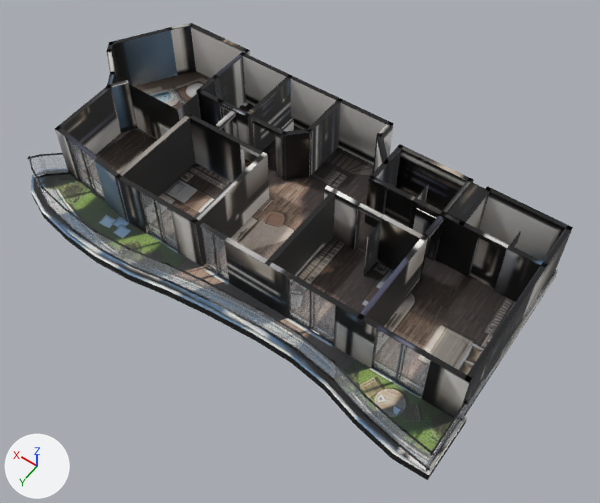
Before and after pictures for a commit that changed the glTF model _bake/glb/kent-69/model.glb.
The view is the same before and after, from a 50 mm lens placed at (-11.88, 14.85, 22.55), pointed at (-1.58, 0.44, -0.1). Arrows for +X, +Y and +Z are at lower left; the lights stay in place. The older version comes first. Where no turn or scale is listed for an object, it has been applied to the vertices. Vertices at exactly the same position are counted once.
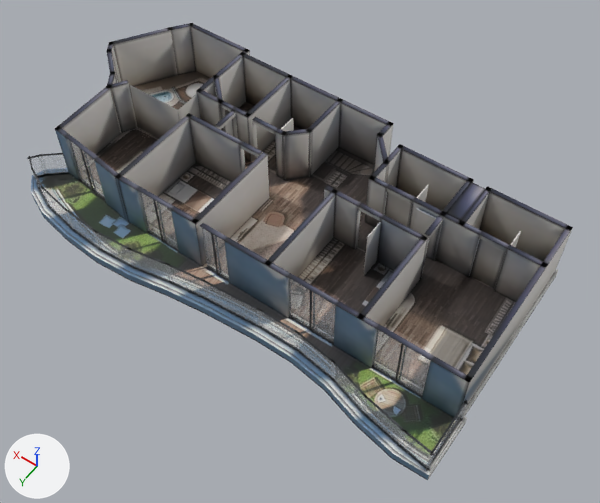
Where the change shows, as pixel boxes (x1, y1, x2, y2) in the pictures (600 x 503 px):
part 1 of me_mesh_0, reshaped
    before: (50, 80, 558, 475)
    after: (214, 80, 311, 180)
part 2 of me_mesh_0, surface changed
    both: (32, 23, 572, 478)

The change, as a list of edits to the scene's bpy script:
```text
Change me_mesh_0:
    used by ob_mesh_0; location = (-9.32, 4.98, -0.36)
    remove me_mesh_0.from_pydata(...)  # 4126 vertices, 7626 faces; spans x 0.0..18.7, y -10.0..0.0, z 0.0..2.6
    add me_mesh_0.from_pydata(...)  # 3170 vertices, 5714 faces; spans x 0.0..18.7, y -10.0..0.0, z 0.0..2.6
    me_mesh_0 part 1: 8 vertices moved within x 4.6..16.8, y -9.6..-2.2, z 0.3..0.4; 956 vertices removed from x 0.1..16.9, y -9.7..-1.9, z 0.0..0.4
    me_mesh_0 part 2: 2092 kept faces spanning x 0.0..18.7, y -10.0..0.0, z 0.0..2.6 get new texture (UV) coordinates
```
